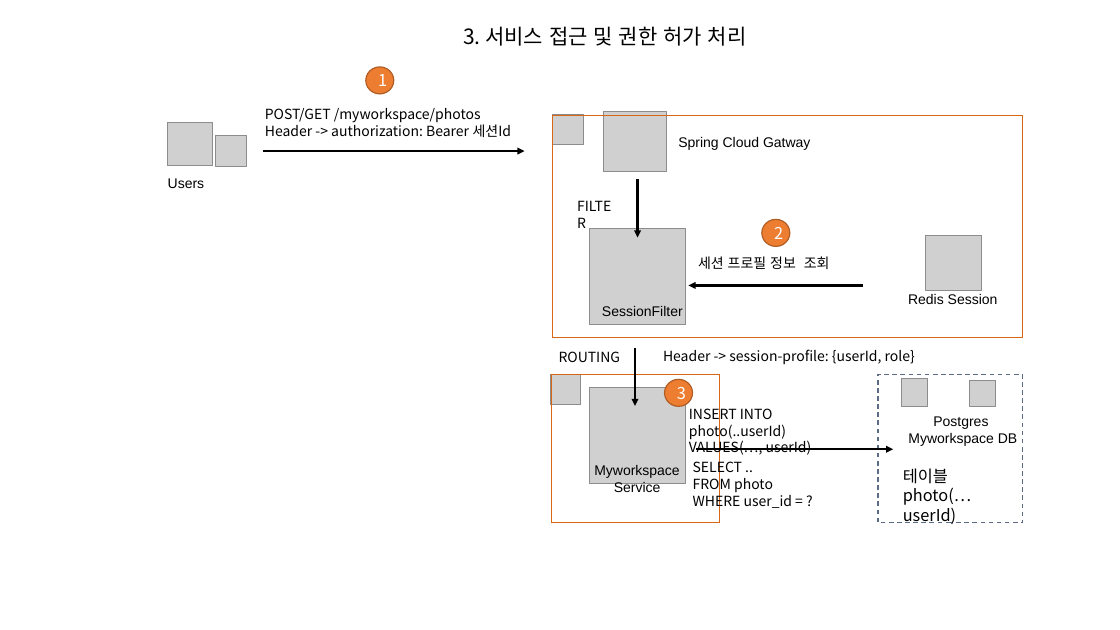
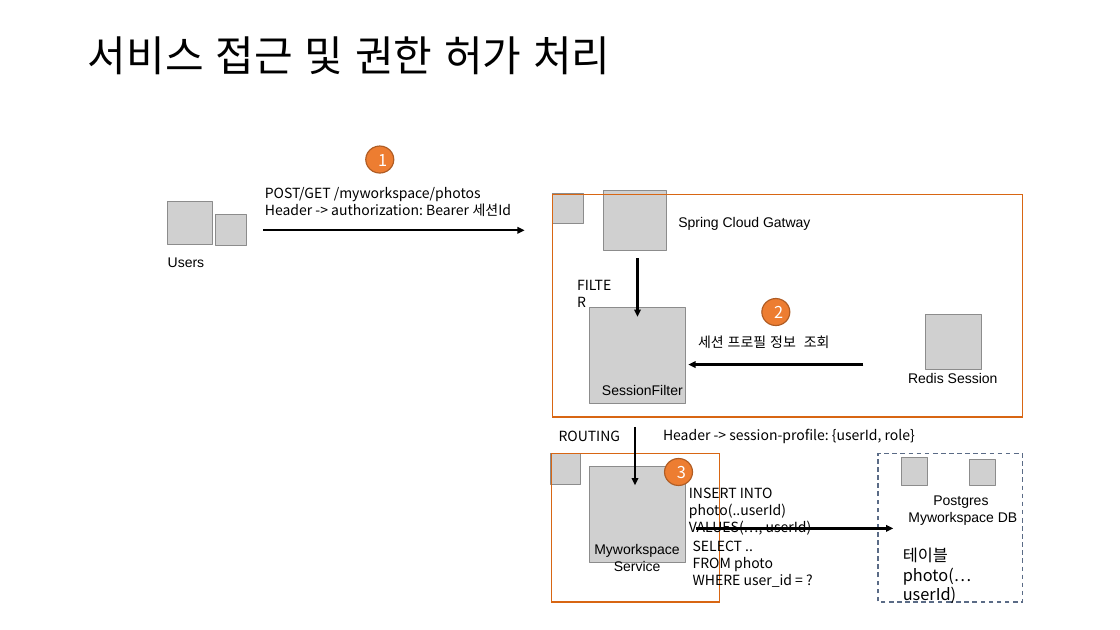
Before and after one commit to kdkcom1234/git2021, a slide deck: slide 11 of 8-msa/auth/-. 인증, 허가, 세션.pptx (slide 10 before the commit). Drawn at 1120x630 pixels with LibreOffice and Linux fonts; fonts in the diff are those of the drawing; grey boxes stand for pictures. Boxes give left, top, right and bottom in pixels: in the first picture for what was removed or moved away, otherwise in the second. Text is boxed around its words. In the diff, an @@ line names an element or a change of style, - is before the commit and + after.

Commit message:
webflux 처리

```diff
--- a/8-msa/auth/-. 인증, 허가, 세션.pptx
+++ b/8-msa/auth/-. 인증, 허가, 세션.pptx
@@ title "서비스 접근 및 권한 허가 ..." at box(88, 36, 610, 75): vertical alignment top to middle @@
@@ title at box(88, 36, 610, 75): text changed; size 18 to 36 pt @@
-3. 서비스 접근 및 권한 허가 처리
+서비스 접근 및 권한 허가 처리
@@ 14 texts, 10 pictures, 5 arrows, 3 ellipses, 3 rectangles: place and size @@
-14 texts, 10 pictures, 5 arrows, 3 ellipses, 3 rectangles at box(167, 67, 1023, 524)
+14 texts, 10 pictures, 5 arrows, 3 ellipses, 3 rectangles at box(167, 146, 1023, 603)
```
Also in this commit, not shown: 5 other slides changed, 3 slides added, 22 other files.
